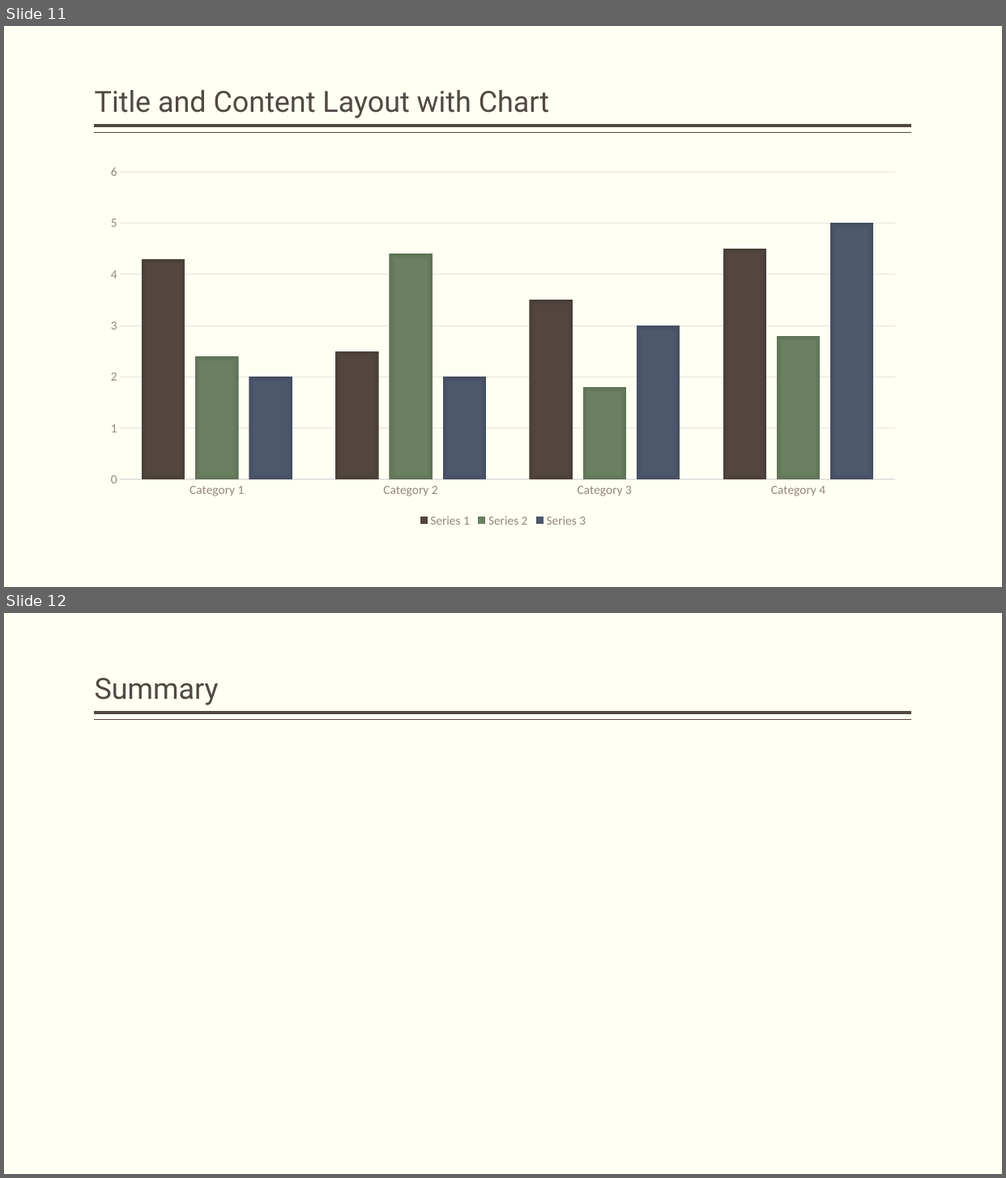
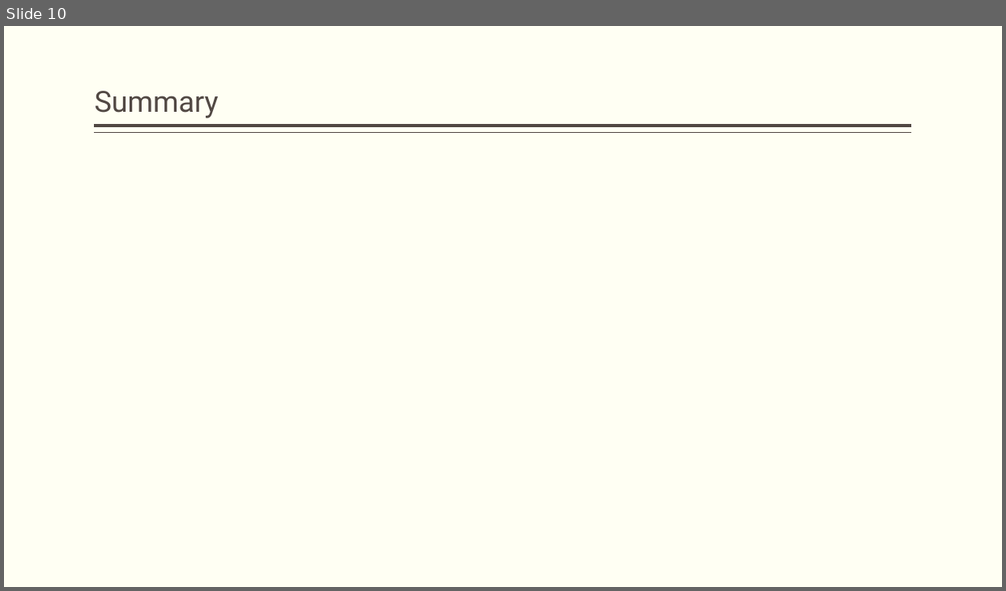
Before and after one commit to as-az01/QA-ProductDevDM05, a slide deck: LibrarySystemValidation.pptx. Shown one above the other, each under a label of ours: slides 11 and 12 before the commit, slide 10 after it. The pictures are 1006x1178 and 1006x591 pixels, drawn with LibreOffice and Linux fonts; fonts in the diff are those of the drawing. Boxes give left, top, right and bottom in pixels: in the first picture for what was removed or moved away, otherwise in the second. Text is boxed around its words. In the diff, an @@ line names an element or a change of style, - is before the commit and + after.

```diff
--- a/LibrarySystemValidation.pptx
+++ b/LibrarySystemValidation.pptx
@@ slide 11 removed at bbox=[4, 26, 1002, 587], background #FFFFF3; not listed: 2 template elements that a slide beside it also shows @@
@@ title removed at bbox=[95, 90, 549, 118] @@
-Title and Content Layout with Chart
@@ column chart removed at bbox=[95, 157, 912, 531] @@
-categories: Category 1, Category 2, Category 3, Category 4
-Series 1: 4.3, 2.5, 3.5, 4.5
-Series 2: 2.4, 4.4, 1.8, 2.8
-Series 3: 2, 2, 3, 5
@@ what was slide 12 is now slide 10 @@
```
Also in this commit, not shown: 4 slides changed, 1 slide added, 2 other slides removed, 1 other file.
